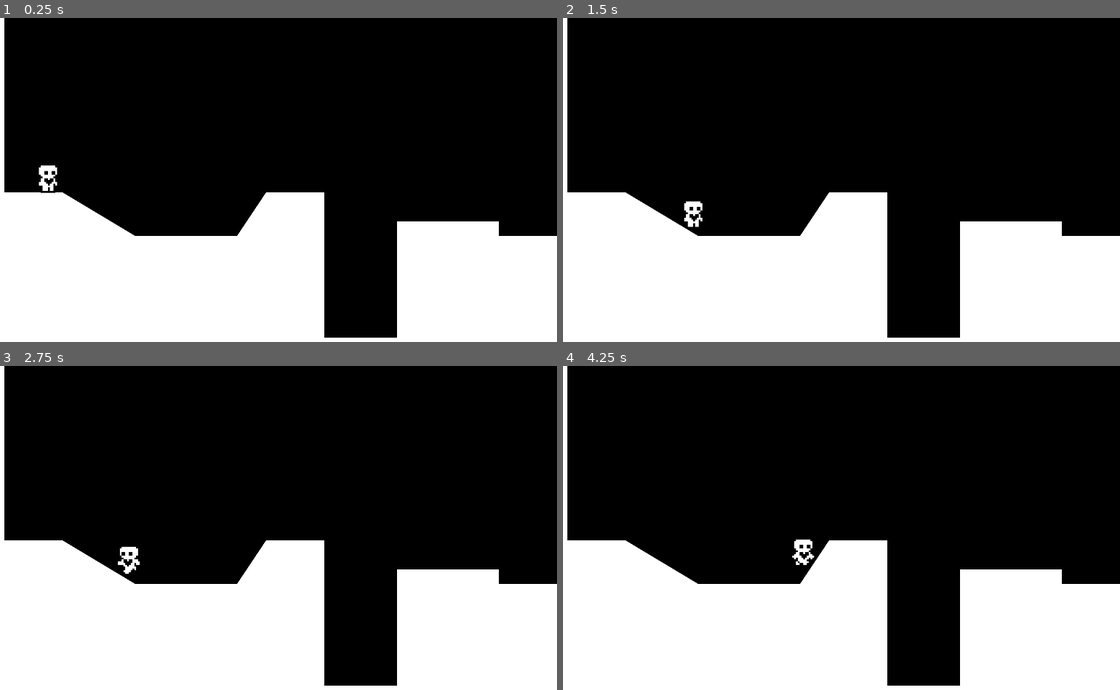
Above: before the commit, frames 1-4 (two rows, left to right).
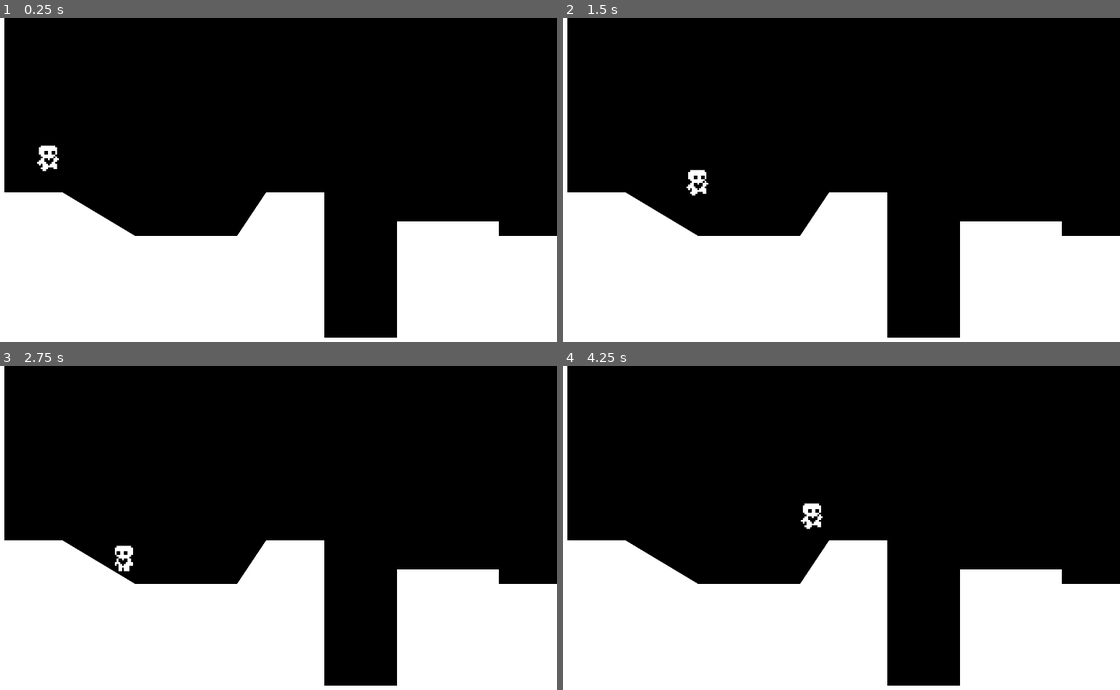
Above: after the commit, the same moments.

Repository: GreyCDevs/platformer-godot-practice
Game: Godot game, scene res://Scenes/world/world.tscn
Same seed, same stepped clock (60 frames per second), same inputs: the game is played once before the commit and once after it.
Inputs:
- Up to frame 1 (0.25 s): no input
- Up to frame 2 (1.5 s): hold Right (ui_right) from 0.53 s (still down); tap Up (ui_up) at 0.77 s
- Up to frame 3 (2.75 s): tap Up (ui_up) at 1.52 s; release Right (ui_right) at 2.03 s; hold Left (ui_left) from 2.03 s (still down)
- Up to frame 4 (4.25 s): release Left (ui_left) at 2.78 s; hold Right (ui_right) from 2.78 s (still down); tap Up (ui_up) at 3.02, 3.77 s

The runs differ from the first frame. In frame 1, 0.3% of the frame differs, in the area x 6-11%, y 39-55%; in frame 2, 0.4%; in frame 3, 0.2%; in frame 4, 0.4%, in the area x 41-47%, y 42-62%.

Commit message:
Fixed air resistance and friction

Diff:
--- a/Resources/PlayerMovementData.gd
+++ b/Resources/PlayerMovementData.gd
@@ -6,3 +6,5 @@
 @export var acceleration = 800.0
 @export var friction = 1000.0
 @export var jump_velocity = -300.0
+@export var gravity_scale = 1.0
+@export var air_resistance = 200
--- a/Scenes/player/SlowerMovementData.tres
+++ b/Scenes/player/SlowerMovementData.tres
@@ -6,6 +6,8 @@
 script = ExtResource("1_2qxnf")
 speed = 50.0
 acceleration = 750.0
-friction = 1000.0
+friction = 1.0
 jump_velocity = -250.0
+gravity_scale = 0.5
+air_resistance = 1
 metadata/_custom_type_script = "uid://diuk0cw43lf3v"
--- a/Scenes/player/player.gd
+++ b/Scenes/player/player.gd
@@ -21,7 +21,7 @@
 
 func apply_gravity(delta: float) -> void:
 	if not is_on_floor():
-		velocity += get_gravity() * delta
+		velocity += get_gravity() * movement_data.gravity_scale * delta
 
 func handle_jump() -> void:
 	if is_on_floor() or coyote_jump_timer.time_left > 0.0:
@@ -34,14 +34,19 @@
 func handle_movement(input_axis: float, delta: float) -> void:
 	handle_acceleration(input_axis, delta)
 	apply_friction(input_axis, delta)
+	apply_air_resistance(input_axis, delta)
 
 func apply_friction(input_axis: float, delta: float) -> void:
-	if input_axis != 0: return
-	velocity.x = move_toward(velocity.x, 0, movement_data.friction * delta)
+	if input_axis == 0 and is_on_floor():
+		velocity.x = move_toward(velocity.x, 0, movement_data.friction)
+
+func apply_air_resistance(input_axis: float, delta: float) -> void:
+	if input_axis == 0 and not is_on_floor():
+		velocity.x = move_toward(velocity.x, 0, movement_data.air_resistance)
 
 func handle_acceleration(input_axis: float, delta: float) -> void:
 	if input_axis == 0: return
-	velocity.x = move_toward(velocity.x, movement_data.speed * input_axis, movement_data.acceleration * delta)
+	velocity.x = move_toward(velocity.x, movement_data.speed * input_axis, movement_data.acceleration)
 
 func update_animations(input_axis: float) -> void:
 	if input_axis != 0:
